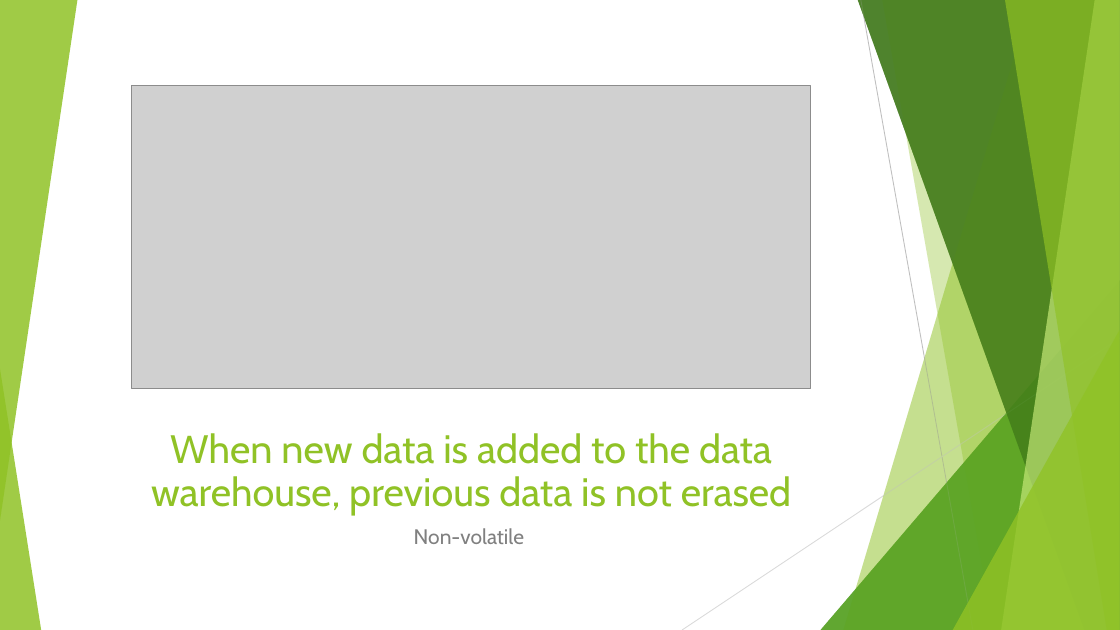
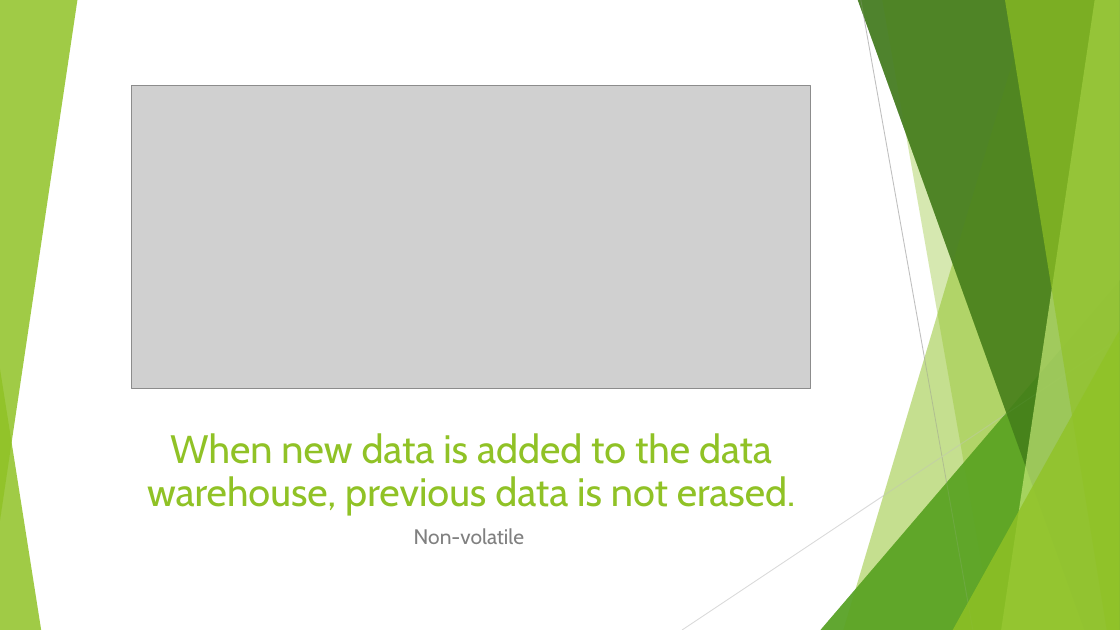
Before and after one commit to Blintzkrieg/INFO523Coursework, a slide deck: slide 7 of Data Warehousing Basic Concepts.pptx. Drawn at 1120x630 pixels with LibreOffice and Linux fonts; fonts in the diff are those of the drawing; grey boxes stand for pictures. Boxes give left, top, right and bottom in pixels: in the first picture for what was removed or moved away, otherwise in the second. Text is boxed around its words. In the diff, an @@ line names an element or a change of style, - is before the commit and + after.

Commit message:
PPT update

```diff
--- a/Data Warehousing Basic Concepts.pptx
+++ b/Data Warehousing Basic Concepts.pptx
@@ title at (147,433,795,515): text changed @@
-When new data is added to the data warehouse, previous data is not erased
+When new data is added to the data warehouse, previous data is not erased.
```
Also in this commit, not shown: 2 other slides changed.
